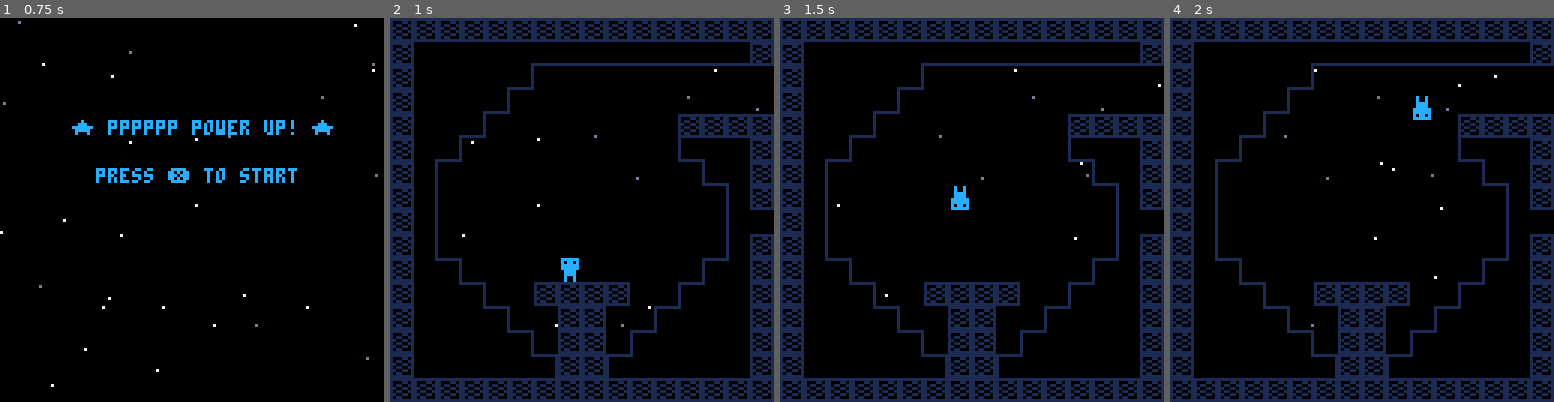
Above: before the commit, frames 1-4 (left to right).
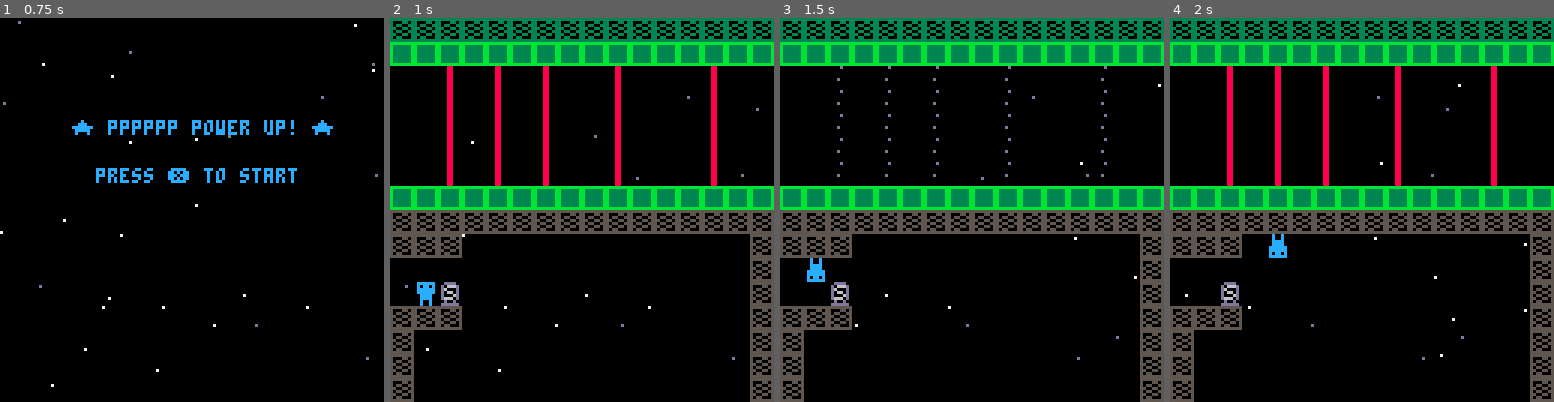
Above: after the commit, the same moments.

Repository: MokonaNico/PICO8_PPPPPP
Game: PICO-8 cartridge pppppp.p8
The game is run twice, just before and just after one commit, with the same random seed, the same clock (stepped at 60 frames per second) and the same inputs.
Inputs:
- Up to frame 1 (0.75 s): tap X (X key) at 0.33 s
- Up to frame 2 (1 s): no input
- Up to frame 3 (1.5 s): tap X (X key) at 1.07 s
- Up to frame 4 (2 s): hold Right from 1.6 s (still down); tap X (X key) at 1.85 s

Frame 1 is identical in both runs. In frame 2, 40% of the frame differs, in the area x 0-100%, y 0-100%; in frame 3, 38%; in frame 4, 40%.

Commit message:
level design + menu music

Diff:
--- a/pppppp.p8
+++ b/pppppp.p8
@@ -1,16 +1,14 @@
 pico-8 cartridge // http://www.pico-8.com
 version 32
 __lua__
---uuuuuu
+--pppppp power up !
 --by mokonanico
 
 
 --to do list :
-
+--level design
+--music
 --end title ???
---more platform
---music
-
 
 //0 -> menu
 //1 -> in game
@@ -21,11 +19,10 @@
 function _init()
 	create_player()
 	create_stars()
-	music(0)
+	music(1)
 end
 
 function _update()
-
 	if state == 0 then
 		update_stars()
 		update_menu()
@@ -36,22 +33,19 @@
 		update_destroyblocs()
 		update_bounceblocs()
 		update_laser()
-
+		update_energy()
 	elseif state == 2 then
 
 	end
-
 end
 
 function _draw()
 	cls()
-
 
 	if state == 0 then
 	 draw_stars()
 		draw_menu()
 	elseif state == 1 then
-
 		draw_stars()
 
 		palt(0,false)
@@ -61,19 +55,15 @@
 		palt(0,true)
 
 		if(do_draw_p) draw_player()
-
 	elseif state == 2 then
 
 	end
-
-
-
 end
 -->8
 --player
 gravity=2
-sx=7
-sy=10
+sx=33
+sy=43
 spawn_coord={x=sx*8,y=sy*8}
 
 function create_player()
@@ -82,7 +72,8 @@
 				sprite=1,
 				speed=2,
 				grav=1,
-				dead=false}
+				dead=false,
+				can_jump=false}
 	do_draw_p=true
 end
 
@@ -130,11 +121,17 @@
  -- inverse gravity input
  cup=check_col(p.x,p.y-1,0)
  cdown=check_col(p.x,p.y+1,0)
-
  if (cup.c or cdown.c) and
      btnp(❎) then
 	 invert_grav()
-	end
+	 p.can_jump=false
+	end
+
+	if btnp(❎) and p.can_jump then
+		invert_grav()
+		p.can_jump=false
+	end
+
 end
 
 function draw_player()
@@ -169,16 +166,16 @@
 --return one of the collision
 function check_col(x,y,flag)
 	--top left
-	col=collision(x+1,y,flag)
+	col=collision(x+2,y,flag)
 	if(col.c) return col
 	--top right
-	col=collision(x+6,y,flag)
+	col=collision(x+5,y,flag)
 	if(col.c) return col
 	--bottow left
-	col=collision(x+1,y+7,flag)
+	col=collision(x+2,y+7,flag)
 	if(col.c) return col
 	--bottom right
-	col=collision(x+6,y+7,flag)
+	col=collision(x+5,y+7,flag)
 	if(col.c) return col
 	--middle
 	col=collision(x+3,y+3,flag)
@@ -344,22 +341,23 @@
 	local mx = mapx
 	local my = mapy
 
-	for i=1,3 do
+	for i=1,4 do
 		if(i==1)mset(mx,my,11)
 		if(i==2)mset(mx,my,12)
 		if(i==3)mset(mx,my,13)
-		for j=1,12 do
+		if(i==4)mset(mx,my,0)
+		for j=1,6 do
 			yield()
 		end
 	end
-	mset(mx,my,0)
+	for j=1,120 do
+		yield()
+	end
+	mset(mx,my,10)
 end
 -->8
 --bounce blocs
 
-function begin_bounce()
-
-end
 
 function update_bounceblocs()
 	col=check_col(p.x,newy,4)
@@ -391,7 +389,37 @@
 	end
 end
 -->8
---force gravity blocs
+--energy+ bloc
+
+e_routs={}
+
+function remove_energy(x,y)
+	p.can_jump=true
+	mapx=flr(x/8)
+	mapy=flr(y/8)
+	add(e_routs,cocreate(destroy_energy))
+	mset(mapx,mapy,0)
+	sfx(7)
+end
+
+function update_energy()
+ col=check_col(p.x,p.y,6)
+	if col.c then
+		remove_energy(col.x,col.y)
+	end
+	for r in all(e_routs) do
+		coresume(r)
+	end
+end
+
+function destroy_energy()
+	ex=mapx
+	ey=mapy
+	for i=1,30 do
+		yield()
+	end
+	mset(ex,ey,58)
+end
 
 
 
@@ -522,48 +550,83 @@
 
 
 __gff__
-0000000102020202040009010101222200000001000000000000110000002020000000010000000000000000000000000000000100000000000000000000000000000000000000000000000000000000000000000000000000000000000000000000000000000000000000000000000000000000000000000000000000000000
+0000000102020202040009010101222200000001000000000000110000002020000000010000000000000000000000000000000100000000000040000000000000000000000000000000000000000000000000000000000000000000000000000000000000000000000000000000000000000000000000000000000000000000
 0000000000000000000000000000000000000000000000000000000000000000000000000000000000000000000000000000000000000000000000000000000000000000000000000000000000000000000000000000000000000000000000000000000000000000000000000000000000000000000000000000000000000000
 __map__
-0303030303030303030303030303030303030303030303030303030303030303030303030303030303030303030303031313131313131313131313131313131303030303030303030303030303030303030303030303030303030303030303030303030303030303030303030303030303030303030303030303030303030303
-0332323232342727272727272727270303000000000000050500000000000003030505050505050505050505050505031300000000130000000000000000000000000000000000000000000000000000000000000000000000000000000000000000000000000000000000000000000000000000000000000000000000000003
-0332323234250000000000000000000000000000000000000000000000000003030000000000000000000000000000031313000000130000000000000000000000000000000000000000000000000000000000000000000000000000000000000000000000000000000000000000000000000000000000000000000000000003
-0332323425000000000000000000000000080000000000000000000000000000000000000000000000000000000000000000000000130000000000000000000000000000000000000000000000000000000000000000000000000000000000000000000000000000000000000000000000000000000000000000000000000003
-0332342500000000000000000303030303030004040000000000000404000000000800000000000303000000000000000008000000130000000000000000000000000000000000000000000000000000000000000000000000000000000000000000000000000000000000000000000000000000000000000000000000000003
-0334250000000000000000002435380303030303030303030303030303030303030300000000000000000000000000031313000000130000000000000000000000000000000000000000000000000000000000000000000000000000000000000000000000000000000000000000000000000000000000000000000000000003
-03260000000000000000000000243503032b00001a1a1a1a1a1a1a1a00002a03030000000000000000000000000000031300000000130000000000000000000000000000000000000000000000000000000000000000000000000000000000000000000000000000000000000000000000000000000000000000000000000003
-03260000000000000000000000001603032b0000000000000000000000002a03030000000000000000000000000000031300000000130000000000000000000000000000000000000000000000000000000000000000000000000000000000000000000000000000000000000000000000000000000000000000000000000003
-03260000000000000000000000001600002b0000000000000000000000002a03030000000000000000000000000000031300000404130000000000000000000000000000000000000000000000000000000000000000000000000000000000000000000000000000000000000000000000000000000000000000000000000003
-03260000000000000000000000001603032b0000000000000000000000002a03030000000000000000000000000000031300001313130000000000000000000000000000000000000000000000000000000000000000000000000000000000000000000000000000000000000000000000000000000000000000000000000003
-03371500000000000000000000143603032b0000000000000000000000002a03030000030300000000000003030000031300001313130000000000000000000000000000000000000000000000000000000000000000000000000000000000000000000000000000000000000000000000000000000000000000000000000003
-03383715000003030303000014363803032b00000a0a0a0a0a0a000000002a03030000000000000000000000000000031300000000130000000000000000000000000000000000000000000000000000000000000000000000000000000000000000000000000000000000000000000000000000000000000000000000000003
-03383837150000030300001436383803032b000000000000000a0a0a00002a03030000000000000000000000000000031300000000130000000000000000000000000000000000000000000000000000000000000000000000000000000000000000000000000000000000000000000000000000000000000000000000000003
-03383838371500030300143638383803032b0000000000000000000000002a03030000000000000000000000000000031300000000130000000000000000000000000000000000000000000000000000000000000000000000000000000000000000000000000000000000000000000000000000000000000000000000000003
-03383838383715030314363838383803032b00001a1a1a1a1a1a1a1a00002a03030404040404040404040404040404031304040000130000000000000000000000000000000000000000000000000000000000000000000000000000000000000000000000000000000000000000000000000000000000000000000000000003
-0303030303030303030303030303030303030000030303030303030300000303030303030303030303030303030303031313130000130000000000000000000000000000000000000000000000000000000000000000000000000000000000000000000000000000000000000000000000000000000000000000000000000003
-1313131313131313131313131313131313130000131313131313131300001313131313131313131313131313131313131313130000130000000000000000000000000000000000000000000000000000000000000000000000000000000000000000000000000000000000000000000000000000000000000000000000000003
-1300000000000000000000000000000000000000000000000000000000000000000000000000000000000000000000131300000000130000000000000000000000000000000000000000000000000000000000000000000000000000000000000000000000000000000000000000000000000000000000000000000000000003
-1300000000000000000000000000000000000000000000000000000000000000000000000000000000000000000000131300000000130000000000000000000000000000000000000000000000000000000000000000000000000000000000000000000000000000000000000000000000000000000000000000000000000003
-1300000000000000000000000000000000000000000000000000000000000000000000000000000000000000000000131300000000130000000000000000000000000000000000000000000000000000000000000000000000000000000000000000000000000000000000000000000000000000000000000000000000000003
-1300000000000000000000000000000000000000000000000000000000000000000000000000000000000000000000131300000404130000000000000000000000000000000000000000000000000000000000000000000000000000000000000000000000000000000000000000000000000000000000000000000000000003
-1300000000000000000000000000000000000000000000000000000000000013130000000000000000000000000000131300001313130000000000000000000000000000000000000000000000000000000000000000000000000000000000000000000000000000000000000000000000000000000000000000000000000003
-1300000000000000000000000000000000000000000000000000000000000013130000000000000000000000000000131300001313130000000000000000000000000000000000000000000000000000000000000000000000000000000000000000000000000000000000000000000000000000000000000000000000000003
-1300000000000000000000000000000000000000000000000000000000000013130000000000000000000000000000131300000000130000000000000000000000000000000000000000000000000000000000000000000000000000000000000000000000000000000000000000000000000000000000000000000000000003
-1300000000000000000000000000000000000000000000000000000000000013130000000000000000000000000000131304000404130000000000000000000000000000000000000000000000000000000000000000000000000000000000000000000000000000000000000000000000000000000000000000000000000003
-1300000000000000000000000000000000000000000000000000000000000013130000000000000000000000000000131313001313130000000000000000000000000000000000000000000000000000000000000000000000000000000000000000000000000000000000000000000000000000000000000000000000000003
-1300000000000000000000000000000000000000000000000000000000000013130000000000000000000000000000131300000000130000000000000000000000000000000000000000000000000000000000000000000000000000000000000000000000000000000000000000000000000000000000000000000000000003
-1300000000000000000000000000000000000000000000000000000000000013130000000000000000000000000000131300000000130000000000000000000000000000000000000000000000000000000000000000000000000000000000000000000000000000000000000000000000000000000000000000000000000003
-1300000000000000000000000000000000000000000000000000000000000013130000000000000000000000000000131300000000130000000000000000000000000000000000000000000000000000000000000000000000000000000000000000000000000000000000000000000000000000000000000000000000000003
-1300000000000000000000000000000000000000000000000000000000000013130000000000000000000000000000131300000000130000000000000000000000000000000000000000000000000000000000000000000000000000000000000000000000000000000000000000000000000000000000000000000000000003
-1300000000000000000000000000000000000000000000000000000000000013130000000000000000000000000000131304040004130000000000000000000000000000000000000000000000000000000000000000000000000000000000000000000000000000000000000000000000000000000000000000000000000003
-1300000000000000000000000000000000000000000000000000000000000013131300001313131313131313131313131313130013130000000000000000000000000000000000000000000000000000000000000000000000000000000000000000000000000000000000000000000000000000000000000000000000000003
-…(10 lines of a section not shown)…
+0303030303030303030303030303030303030303030303030303030303030303030303030303030303030303030303030303030303030303030303030303030313131313131313131313131313131313130303030303030303030303030303030303030303030303030303030303030303030303030303030303030303030303
+033232323234272727272727272727030300000000000005050000000000000303050505050505050505050505050503030305050505050f0f0505030305050313131313000000000000000000000013130000000000000000000000000000000000000000000000000000000000000000000000000000000000000000000003
+033232323425000000000000000000000000000000000000000000000000000303000000000000000000000000000003030300000000000f0f0000000000000313131313001313131313131313130013130000000000000000000000000000000000000000000000000000000000000000000000000000000000000000000003
+033232342500000000000000000000000008000000000000000000000000000000000000000000000000000000000000000000000000000f0f0000000000000000000000001300000000000000000013130000000000000000000000000000000000000000000000000000000000000000000000000000000000000000000003
+033234250000000000000000030303030303000404000000000000040400000000080000000000030300000000000000000000000000000f0f0000000000000000080000001300000000000000000013130000000000000000000000000000000000000000000000000000000000000000000000000000000000000000000003
+033425000000000000000000243538030303030303030303030303030303030303030000000000000000000000000003030000000000000f0f0000000003030313130000001300000000000000000013130000000000000000000000000000000000000000000000000000000000000000000000000000000000000000000003
+032600000000000000000000002435030303050505050505050505050505030303000000000000000000000000000003030000000000000f0f0000000000000313000000001300000000000000000013130000000000000000000000000000000000000000000000000000000000000000000000000000000000000000000003
+032600000000000000000000000016030307000000000000000000000000060303000000000000000000000000000003030000000000000f0f0000000000000313000000001300000000000000000013130000000000000000000000000000000000000000000000000000000000000000000000000000000000000000000003
+0326000000000000000000000000160303070000000000003a0000000000060303000000000000000000000000000003030000000000000f0f0000000000000313000004041300000000000000000013130000000000000000000000000000000000000000000000000000000000000000000000000000000000000000000003
+032600000000000000000000000016030307000000000000000000000000060303000000000000000000000000000003030000000000000f0f0000000000000313000013131300000000000000000013130000000000000000000000000000000000000000000000000000000000000000000000000000000000000000000003
+033715000000000000000000001436030307000000000000000000000000060303000003030000000000000303000003030000000000000f0f0000000000000313000013131300000000000000000013130000000000000000000000000000000000000000000000000000000000000000000000000000000000000000000003
+033837150000030303030000143638030307000000000000000000000000060303000000000000000000000000000003030000000000000f0f0000000000000313000000001300000000000000000013130000000000000000000000000000000000000000000000000000000000000000000000000000000000000000000003
+033838371500000303000014363838030307000000000000000000000000060303000000000000000000000000000003030000000000000f0f0000000000000313000000001300000000000000000013130000000000000000000000000000000000000000000000000000000000000000000000000000000000000000000003
+033838383715000303001436383838030307000000000000000000000000060303000000000000000000000000000003030000000000000f0f00000000000003130000000013003e0000000000000013130000000000000000000000000000000000000000000000000000000000000000000000000000000000000000000003
+033838383837150303143638383838030307000004040404040404040000060303040404040404040404040404040403030404030304040f0f0404040404040313040400001300000000000000000013130000000000000000000000000000000000000000000000000000000000000000000000000000000000000000000003
+0303030303030303030303030303030303030000030303030303030300000303030303030303030303030303030303030303030303030303030303030303030313131300001313131313131313131313130000000000000000000000000000000000000000000000000000000000000000000000000000000000000000000003
+1313131313131313131313131313131313130000131313131313131300001313131313131313131313131313131313131313131313131313131313131313131313131300001313131313131313131313130000000000000000000000000000000000000000000000000000000000000000000000000000000000000000000003
+131a1a1a1a1a1a1a1a1a1a1a1a1a1a1a13130000131313131313131300001313131313131305051a1a0f050505001313130e0e0e0e0e0e0e0e0e0e1a1a1a0e1313000000001300000000000000000000000000000000000000000000000000000000000000000000000000000000000000000000000000000000000000000003
+130f0000000000000000000000000000000000001313131313131313000013131313131313000000000f0000000000000000000000000000000000000000001313000000001300000000000000000000000000000000000000000000000000000000000000000000000000000000000000000000000000000000000000000003
+130f0000000000000000000000000000000800001313131313131313000013131313131313000000000f0000000008000000000000000000000000000000001313000000001300000000000000000000000000000000000000000000000000000000000000000000000000000000000000000000000000000000000000000003
+130f0000000000000000000000000413131313131313131313131313000013131313131313000000000f0000000013131300000000000000000000000000001313000004041300000000000000000000000000000000000000000000000000000000000000000000000000000000000000000000000000000000000000000003
+130f0000000000000000000000041313131313131313131313131313000000000000000000000000000f0000000013131300000000000000000000000000001313000013131300000000000000000000000000000000000000000000000000000000000000000000000000000000000000000000000000000000000000000003
+130f0000000000000000000004131313131313131313131313131313000008000000000000000000000f0000000013131300000004040404000000040004001313000013131300000000000000000000000000000000000000000000000000000000000000000000000000000000000000000000000000000000000000000003
+130f0000000000000000000413131313131313131313131313131313131313131313131313131304040f1a1a040413131313131313131313131313130013131313000000001300000000000000000000000000000000000000000000000000000000000000000000000000000000000000000000000000000000000000000003
+130f000000000000000004131313131313131313131313131313131313131313131313131313131313131313131313131313131313131313131313130013131313040004041300000000000000000000000000000000000000000000000000000000000000000000000000000000000000000000000000000000000000000003
+130f0000000000000004131313131313131a1a1a1a1a1a1a131a1a1a1a1a1a1a1a1a1a131a1a1a1a1a131a1a1a131a131313000000050500000000050005001313130013131300000000000000000000000000000000000000000000000000000000000000000000000000000000000000000000000000000000000000000003
+130f000000000000041313131313131313000000000000001300000000000000000000130e0e0e0e0e130e0e0e130e131313000000000000000000000000001313000000001300000000000000000000000000000000000000000000000000000000000000000000000000000000000000000000000000000000000000000003
+130f000000000004131313000000131313000000000000001300000000000000000000000000000000000000000000000000000000000000000000000000001313000000001300000000000000000000000000000000000000000000000000000000000000000000000000000000000000000000000000000000000000000003
+130f000000000413131313003e00131313000000000000000500000000040000000000000000000000000000000000000000000000000000000000000000001313000000001300000000000000000000000000000000000000000000000000000000000000000000000000000000000000000000000000000000000000000003
+130f000000041313131313000000131313000000000000000000000000130000000000000000000000000000000000000008000000000000000000000000001313000000001300000000000000000000000000000000000000000000000000000000000000000000000000000000000000000000000000000000000000000003
+130f000004131313131313130013131313000000000000000000000000130000000800130e0e0e130e0e0e0e0e0e0e1313130e0e0e0e0e0e0e0e0e0e0e0e0e1313040400041300000000000000000000000000000000000000000000000000000000000000000000000000000000000000000000000000000000000000000003
+130f0004131313131313131300131313130000001a1a1a1a1a1a1a1a1a131a1a1a1a1a131a1a1a131a1a1a1a1a1a1a131313131313131313131313131313131313131300131300000000000000000000000000000000000000000000000000000000000000000000000000000000000000000000000000000000000000000003
+…(45 lines of a section not shown)…
Not shown, changed: 57 lines of the sprite sheet (__gfx__) section of pppppp.p8
Not shown, changed: the music (__music__) section of pppppp.p8
Not shown, changed: the sound effects (__sfx__) section of pppppp.p8
